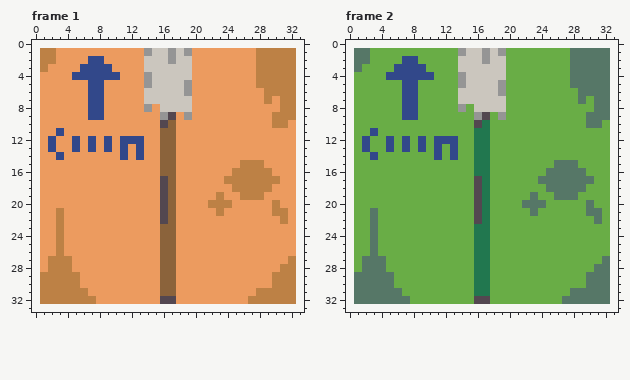
A pixel-art file gets an edit: Sprites/Box.aseprite. Above is the file before it was changed.
32x32 pixels, 2 frames. Shown: frame 1, frame 2. The old version is drawn lined up with the new one, on the new canvas.
After:
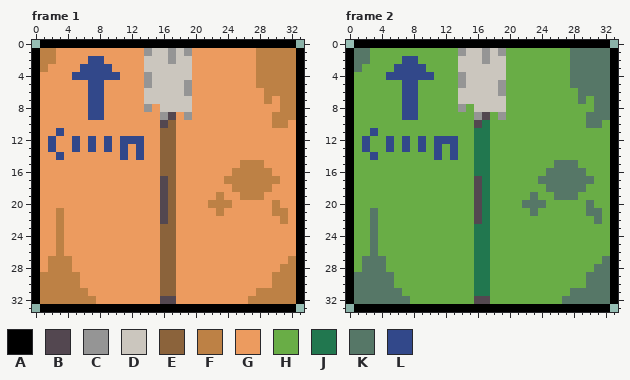
Palette (. is transparent): A #000000  B #534750  C #959595  D #cbc6be  E #8b633b  F #bd8145  G #ec9b5f  H #69ad46  J #21774f  K #567767  L #32488a
What changed:
canvas 32x32 -> 34x34, the old top-left corner now at 1,1
Changed rows in their new state; - is an unchanged pixel.
Frame 1:
first column x 0:
 0 -AAAAAAAAAAAAAAAAAAAAAAAAAAAAAAAA-
 1 A--------------------------------A
 2 A--------------------------------A
 3 A--------------------------------A
 4 A--------------------------------A
 5 A--------------------------------A
 6 A--------------------------------A
 7 A--------------------------------A
 8 A--------------------------------A
 9 A--------------------------------A
10 A--------------------------------A
11 A--------------------------------A
12 A--------------------------------A
13 A--------------------------------A
14 A--------------------------------A
15 A--------------------------------A
16 A--------------------------------A
17 A--------------------------------A
18 A--------------------------------A
19 A--------------------------------A
20 A--------------------------------A
21 A--------------------------------A
22 A--------------------------------A
23 A--------------------------------A
24 A--------------------------------A
25 A--------------------------------A
26 A--------------------------------A
27 A--------------------------------A
28 A--------------------------------A
29 A--------------------------------A
30 A--------------------------------A
31 A--------------------------------A
32 A--------------------------------A
33 -AAAAAAAAAAAAAAAAAAAAAAAAAAAAAAAA-
Frame 2: the same change as frame 1
Where, in picture pixels (left, top, right, bottom), the same in both pictures:
added: (32, 40, 304, 312)
added: (346, 40, 618, 312)
